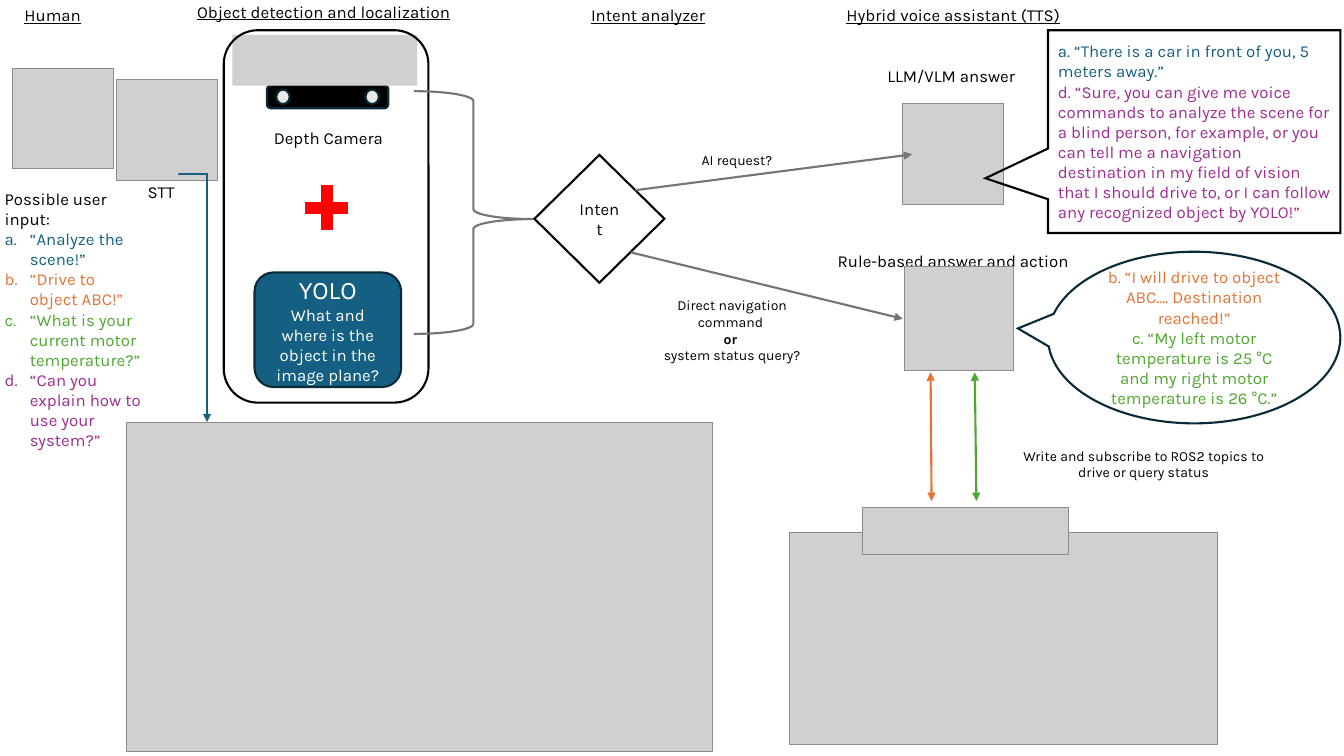
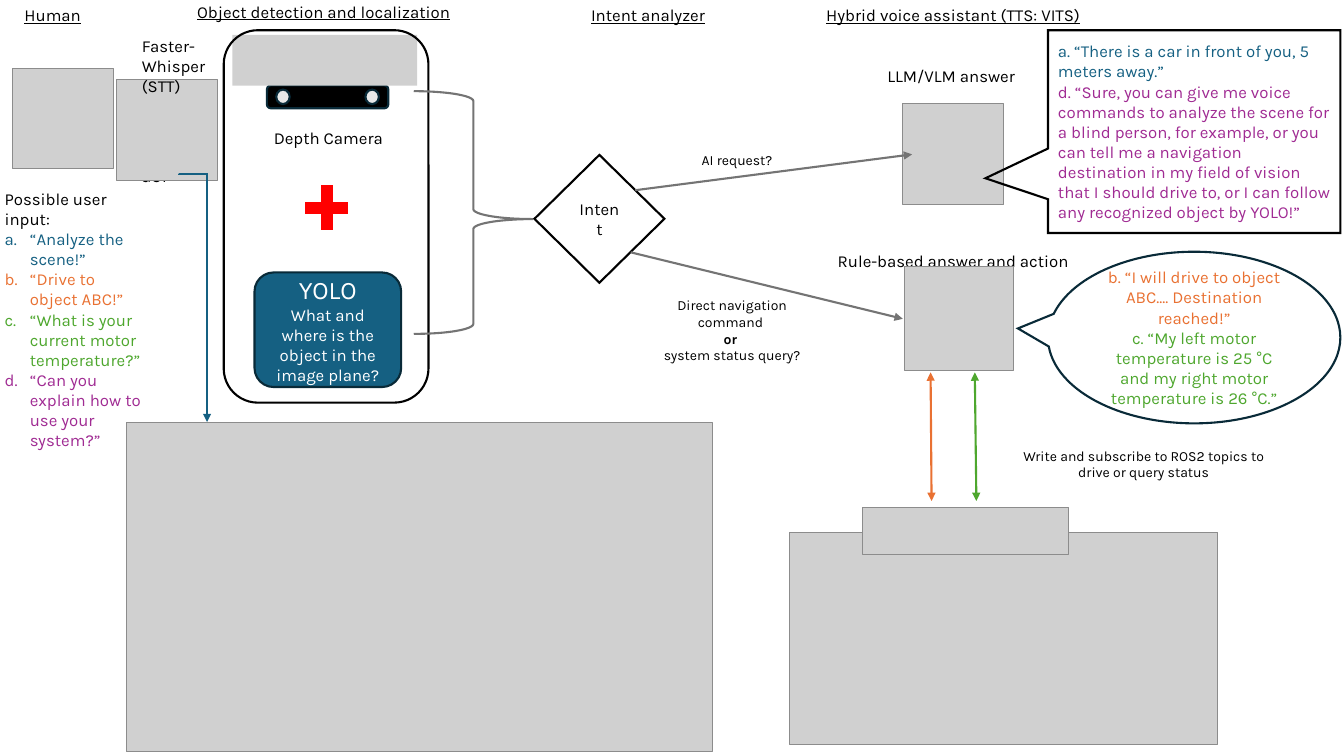
Before and after one commit to TKL01/IEEE-Technology-and-Society-Draft, a slide deck: slide 1 of images/framework_architecture.pptx. Drawn at 1344x756 pixels with LibreOffice and Linux fonts; fonts in the diff are those of the drawing; grey boxes stand for pictures. Boxes give left, top, right and bottom in pixels: in the first picture for what was removed or moved away, otherwise in the second. Text is boxed around its words. In the diff, an @@ line names an element or a change of style, - is before the commit and + after.

```diff
--- a/images/framework_architecture.pptx
+++ b/images/framework_architecture.pptx
@@ text at [826, 9, 1080, 25]: text changed @@
-Hybrid voice assistant (TTS)
+Hybrid voice assistant (TTS: VITS)
@@ text added at [142, 41, 205, 94], 12 pt, text #000000 @@
+Faster-Whisper (STT)
@@ text "GUI": place and size @@
-text "GUI" at [148, 180, 175, 199]
+text "GUI" at [140, 180, 166, 187]
@@ text at [148, 187, 175, 199]: paragraph removed @@
-STT
```
Also in this commit, not shown: 1 other file.
